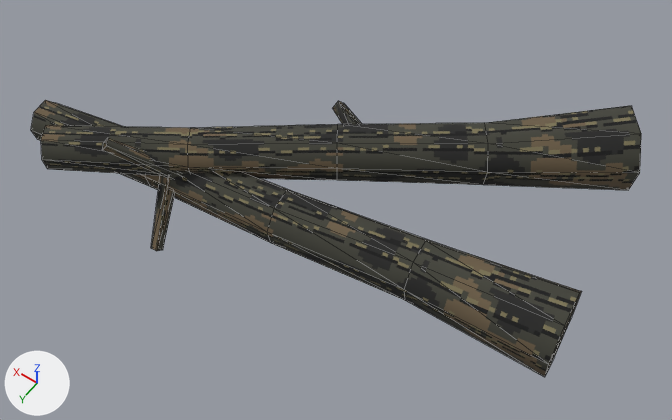
Two versions of the glTF model content/worldrpg/packs/daggerfall.art-replacements/media/effects/logs-213-12.glb, one commit apart.
One viewpoint serves both versions: a 50 mm camera at (-2.13, 2.68, 4.22) aimed at (-0.2, -0.03, -0.03). Lighting does not change. The marker at lower left points along +X, +Y and +Z. The first picture is the older version. Mesh edges are drawn as thin lines. Vertices at exactly the same position are counted once.
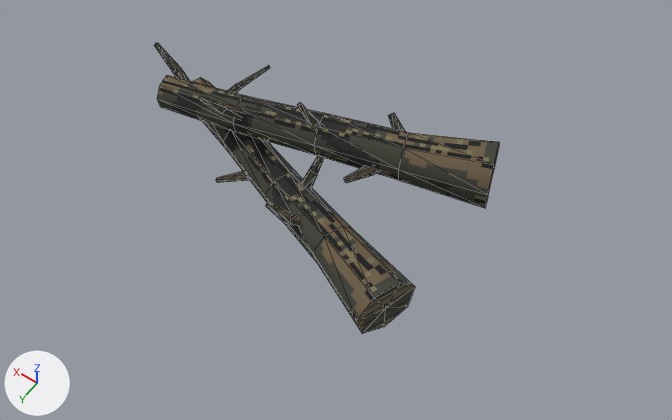
What changed in the scene script:
```text
Change me_mesh_0:
    used by ob_mesh_0; location = (0.0, 0.0, 0.0)
    remove me_mesh_0.from_pydata(...)  # 106 vertices, 172 faces; spans x -1.69..1.64, y -1.39..0.83, z -0.35..0.46
    add me_mesh_0.from_pydata(...)  # 218 vertices, 332 faces; spans x -1.0..1.13, y -0.62..0.62, z -0.16..0.76
    me_mesh_0 part 1: the loose piece of 37 vertices spanning x -1.69..1.64, y -0.24..0.62, z -0.19..0.29 is multiplied about its middle by the matrix ((0.509, 0.325, 0.0), (-0.294, 0.671, 0.0), (0.0, 0.0, 0.75)), then moved by (0.06, -0.09, 0.08)
    me_mesh_0 part 2: the loose piece of 37 vertices spanning x -1.56..1.36, y -1.39..0.83, z -0.02..0.46 is multiplied about its middle by the matrix ((0.58, 0.149, 0.0), (-0.279, 0.678, 0.0), (0.0, 0.0, 0.75)), then moved by (0.06, 0.09, 0.16)
    me_mesh_0 part 3: the loose piece of 8 vertices spanning x 0.55..0.73, y 0.3..0.71, z -0.25..0.26 is deleted
    me_mesh_0 part 4: the loose piece of 8 vertices spanning x 0.48..0.91, y 0.27..0.65, z 0.02..0.45 is deleted
    me_mesh_0 part 5: the loose piece of 8 vertices spanning x -0.27..0.15, y -0.55..-0.27, z 0.16..0.3 is deleted
    me_mesh_0 part 6
    144 vertices are added at x -0.66..1.13, y -0.54..0.44, z -0.16..0.76
    192 new faces join them
    other edits to the shape of me_mesh_0 do not show in these pictures
```

Where the change shows, as pixel boxes (x1, y1, x2, y2) in the pictures (672 x 420 px; the box of a moved part takes in the faces that stretch with it):
'Mesh_0', reshaped (43% narrower)
    before: (31, 100, 641, 377)
    after: (154, 43, 499, 333)
part 1 of me_mesh_0, moved or reshaped
    before: (31, 100, 582, 377)
    after: (192, 77, 415, 333)
part 2 of me_mesh_0, moved or reshaped
    before: (41, 106, 641, 190)
    after: (157, 76, 499, 208)
part 3 of me_mesh_0, deleted
    before: (151, 176, 175, 251)
part 4 of me_mesh_0, deleted
    before: (102, 138, 182, 178)
part 5 of me_mesh_0, deleted
    before: (333, 101, 362, 124)
part 6 of me_mesh_0, added
    after: (154, 43, 406, 226)
